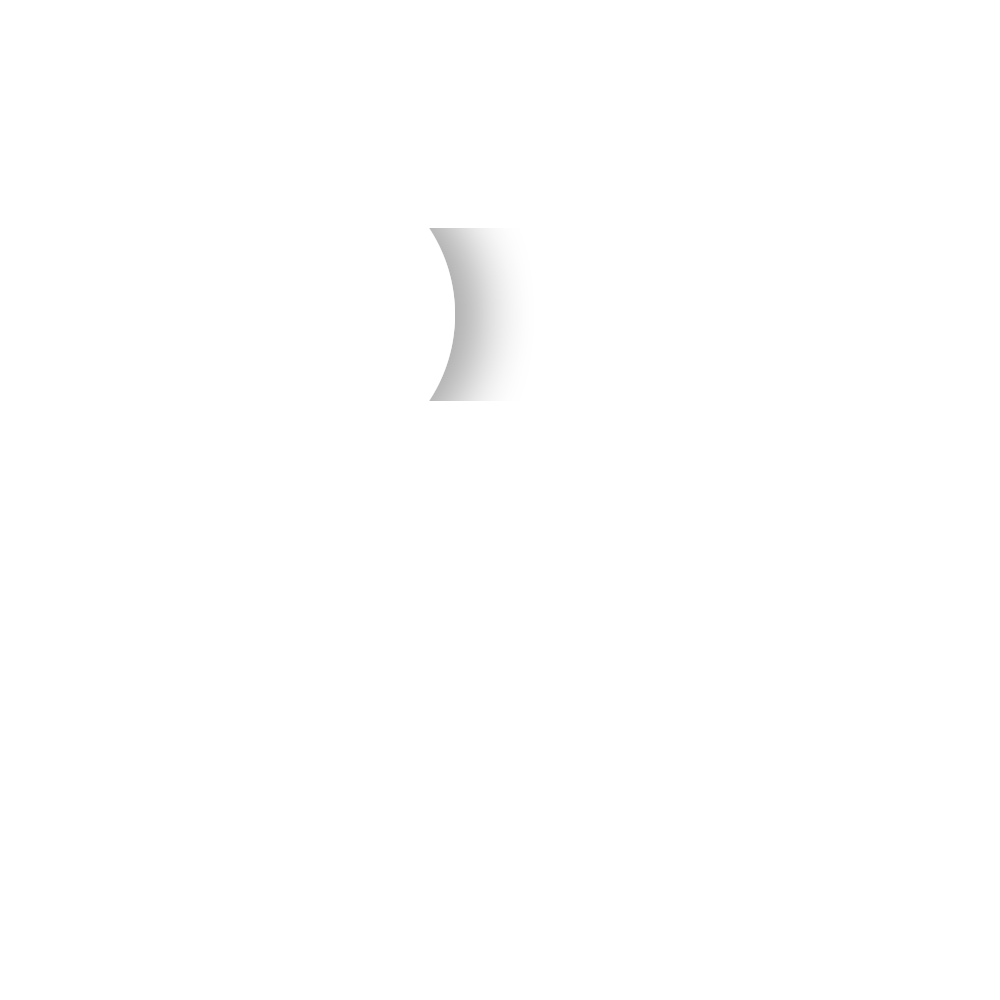
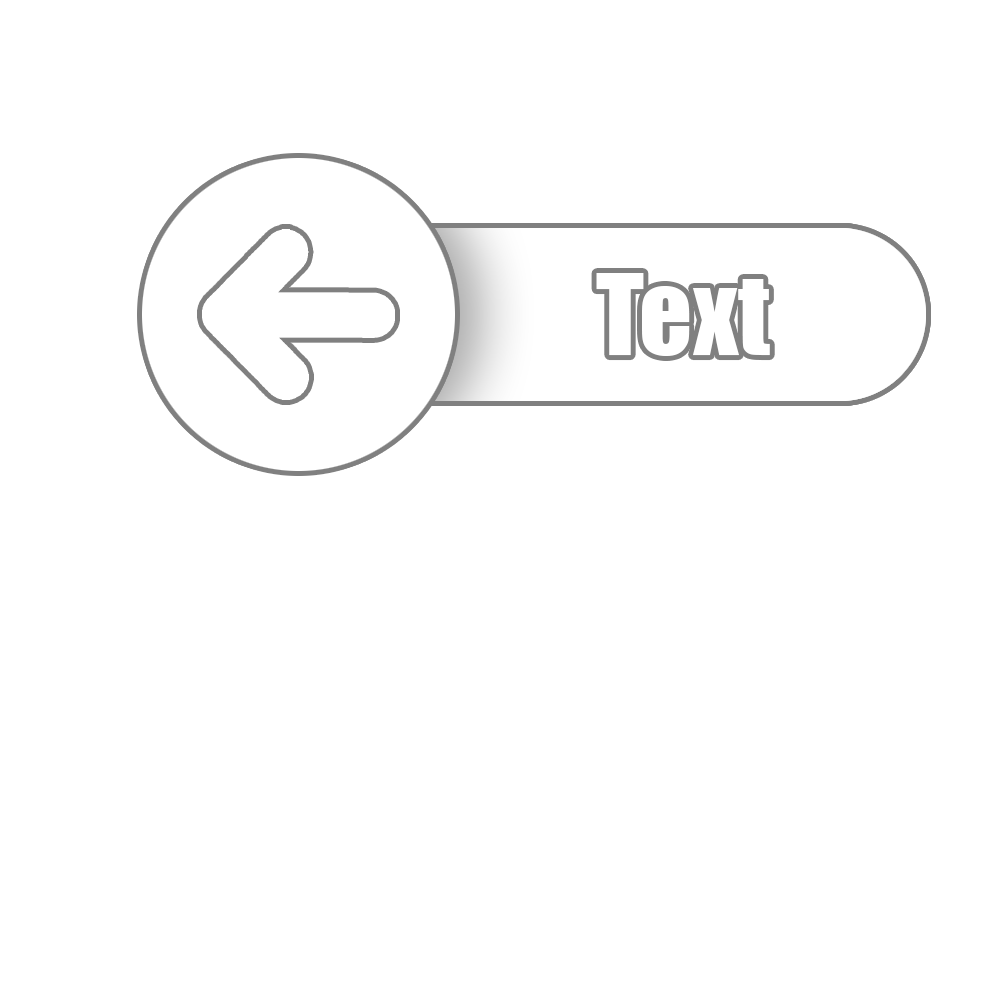
Comparing the layer stacks of the two (1000, 1000) images. Changes:
added group "Template Final Design" with 10 layers above "Arrow" over (137, 153, 931, 476)
added layer "Arrow" (3rd of 4, in "Template Final Design") in group "Template Final Design" over (202, 229, 395, 400)
added layer "Big Circle copy 3" (3rd of 3, in "Template Final Design") in group "Template Final Design" over (137, 153, 460, 476)
moved "Big Circle copy 2" (3rd of 3, in "Template Final Design") into group "Template Final Design" over (361, 228, 460, 401)
moved "Big Circle" (3rd of 4, in "Template Final Design") into group "Template Final Design" over (142, 158, 455, 471)
added layer "Text" in group "Template Final Design" over (596, 273, 770, 356)
added layer "Color Fill 2" (3rd of 3, in "Template Final Design") (multiply) in group "Template Final Design" over (137, 153, 931, 476)
added layer "Group 1 copy 2" (3rd of 3, in "Template Final Design") in group "Template Final Design" over (356, 223, 931, 406)
moved "Group 1 copy" (3rd of 3, in "Template Final Design") into group "Template Final Design" over (361, 228, 926, 401)
hid "Big Circle copy" over (142, 158, 455, 471)
hid "Big Circle" (4th of 4) over (142, 158, 455, 471)
